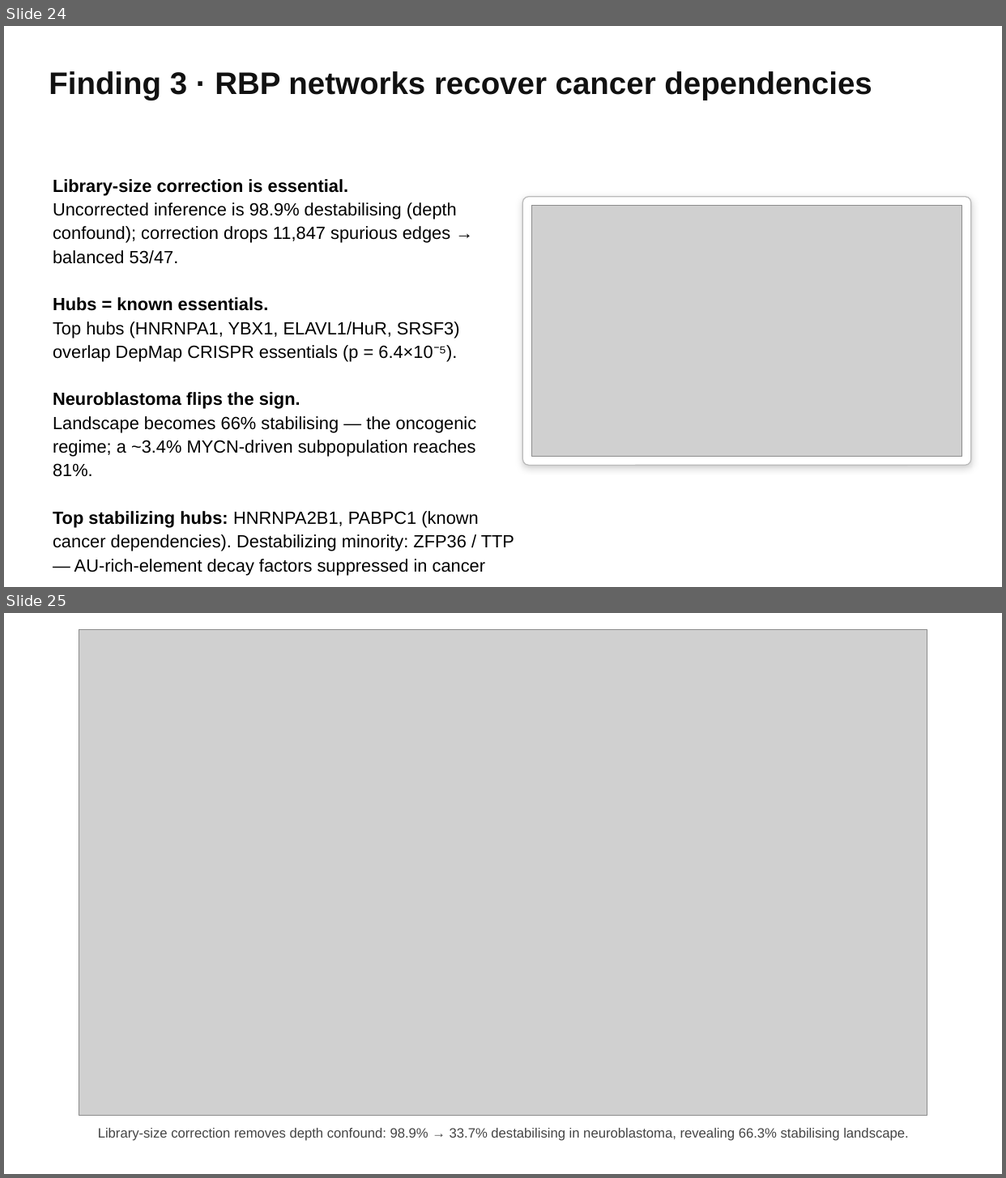
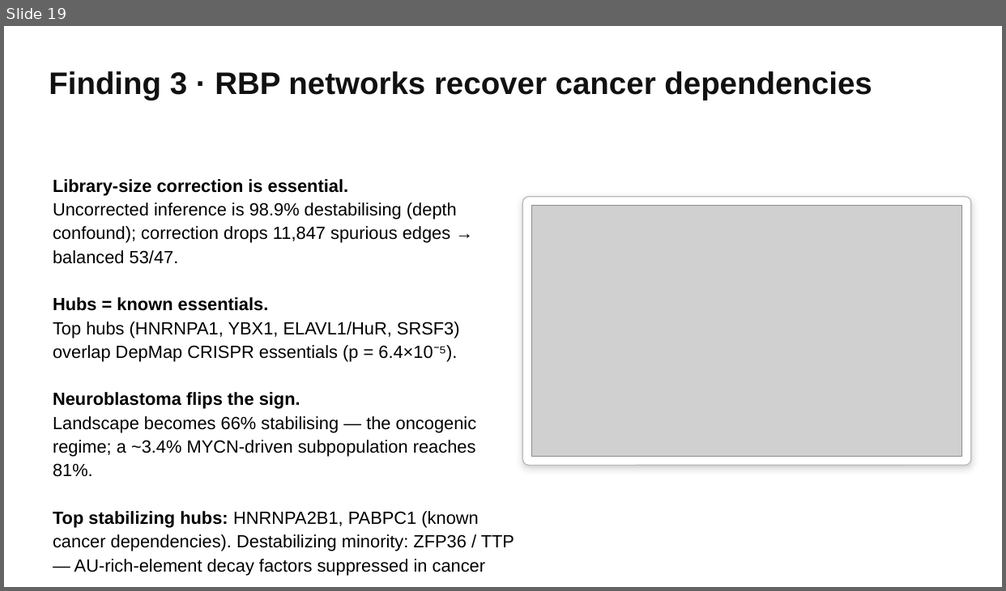
Before and after one commit to bryanc5864/scPTR, a slide deck: presentations/scPTR talk.pptx. Shown one above the other, each under a label of ours: slides 24 and 25 before the commit, slide 19 after it. The pictures are 1006x1178 and 1006x591 pixels, drawn with LibreOffice and Linux fonts; fonts in the diff are those of the drawing; grey boxes stand for pictures. Boxes give left, top, right and bottom in pixels: in the first picture for what was removed or moved away, otherwise in the second. Text is boxed around its words. In the diff, an @@ line names an element or a change of style, - is before the commit and + after.

```diff
--- a/presentations/scPTR talk.pptx
+++ b/presentations/scPTR talk.pptx
@@ slide 25 removed at (4,613,1002,1174), background #FFFFFF @@
@@ picture removed at (79,630,927,1116) @@
@@ text removed at (98,1128,909,1141) @@
-Library-size correction removes depth confound: 98.9% → 33.7% destabilising in neuroblastoma, revealing 66.3% stabilising landscape.
@@ what was slide 24 is now slide 19 @@
```
Also in this commit, not shown: 2 slides changed, 6 other slides removed.
